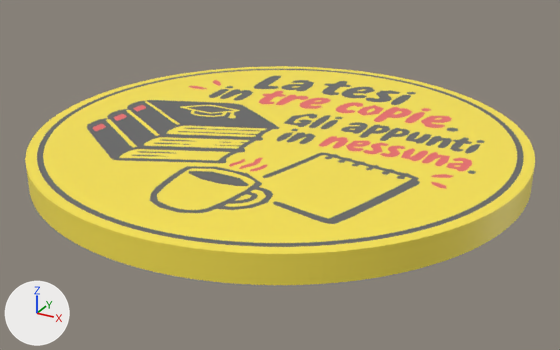
The glTF model public/products/sottobicchiere-tesi-tre-copie.glb: old version first, new version second.
Before and after are seen from a 50 mm lens placed at (0.0539, -0.0982, 0.0461), pointed at (0.0009, -0.0016, -0.0022). Arrows for +X, +Y and +Z are at lower left; the lights stay in place. The older version comes first. Where no turn or scale is listed for an object, it has been applied to the vertices. Vertices at exactly the same position are counted once.

Before the edit, the objects in view are built like this:
```python
me_coaster_accent = bpy.data.meshes.new('coaster_accent')
me_coaster_accent.from_pydata(...)  # 1242 vertices, 2404 faces; spans x -0.0273..0.0293, y -0.015..0.0222, z 0.0034..0.004
me_coaster_accent.materials.append(mat_defaultmaterial_002)
me_coaster_base = bpy.data.meshes.new('coaster_base')
me_coaster_base.from_pydata(...)  # 5088 vertices, 10174 faces; spans x -0.0375..0.0375, y -0.0375..0.0375, z 0.0..0.004
me_coaster_base.materials.append(mat_defaultmaterial)
me_coaster_ink = bpy.data.meshes.new('coaster_ink')
me_coaster_ink.from_pydata(...)  # 3792 vertices, 7492 faces; spans x -0.0359..0.0359, y -0.0359..0.0359, z 0.0034..0.004
me_coaster_ink.materials.append(mat_defaultmaterial_001)
ob_coaster_accent = bpy.data.objects.new('coaster_accent', me_coaster_accent)
ob_coaster_accent.location = (0.0, 0.0, 0.0)
ob_coaster_base = bpy.data.objects.new('coaster_base', me_coaster_base)
ob_coaster_base.location = (0.0, 0.0, 0.0)
ob_coaster_ink = bpy.data.objects.new('coaster_ink', me_coaster_ink)
ob_coaster_ink.location = (0.0, 0.0, 0.0)
```
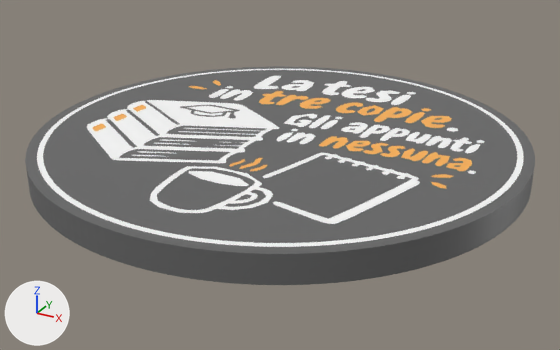
Boxes [x1, y1, x2, y2] around the edits, measured in the pictures (560 x 350 px):
part 1 of me_coaster_base, recoloured (yellow to dark grey): [25, 66, 535, 285] in both
part 2 of me_coaster_ink, recoloured (dark grey to white): [37, 69, 524, 247] in both
part 3 of me_coaster_accent, recoloured: [93, 80, 472, 189] in both

What the commit changed:
me_coaster_base has 5088 vertices, 10174 faces and spans x -0.0375..0.0375, y -0.0375..0.0375, z 0.0..0.004.
me_coaster_base is used by ob_coaster_base; location (0.0, 0.0, 0.0).
me_coaster_base part 1: 10174 faces centred in x -0.0375..0.0375, y -0.0375..0.0375, z 0.0..0.004 are repainted in the vertex colours; the middle colour goes from yellow #fde751 to dark grey #666666.
me_coaster_ink has 3792 vertices, 7492 faces and spans x -0.0359..0.0359, y -0.0359..0.0359, z 0.0034..0.004.
me_coaster_ink is used by ob_coaster_ink; location (0.0, 0.0, 0.0).
me_coaster_ink part 2: 7492 faces centred in x -0.0359..0.0359, y -0.0359..0.0359, z 0.0034..0.004 are repainted in the vertex colours; the middle colour goes from dark grey #666666 to white #ffffff.
me_coaster_accent has 1242 vertices, 2404 faces and spans x -0.0273..0.0293, y -0.015..0.0222, z 0.0034..0.004.
me_coaster_accent is used by ob_coaster_accent; location (0.0, 0.0, 0.0).
me_coaster_accent part 3: 2404 faces centred in x -0.0273..0.0293, y -0.015..0.0222, z 0.0034..0.004 are repainted in the vertex colours; the middle colour goes from red #ef6c6c to orange #fcb353.
